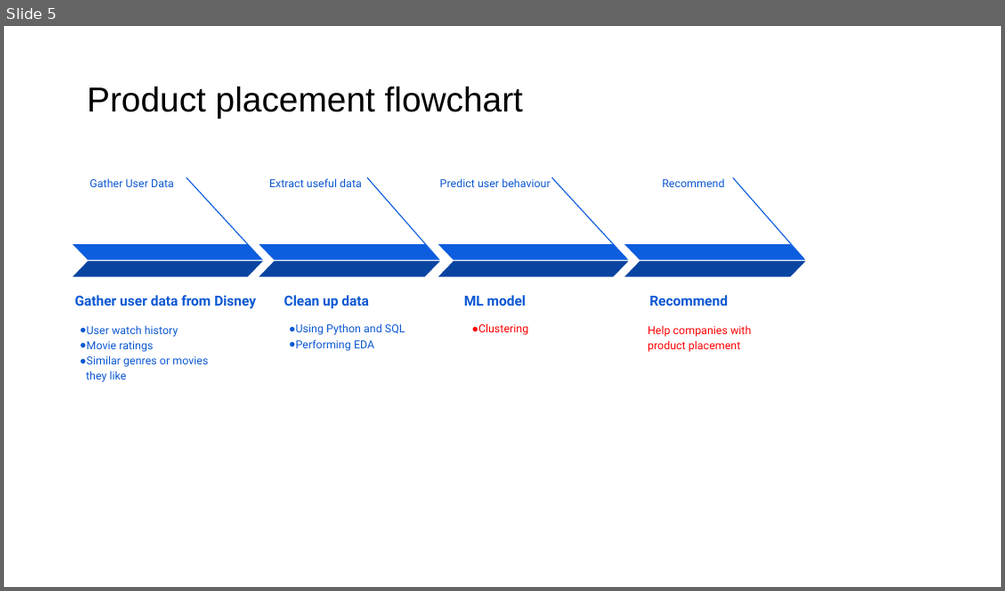
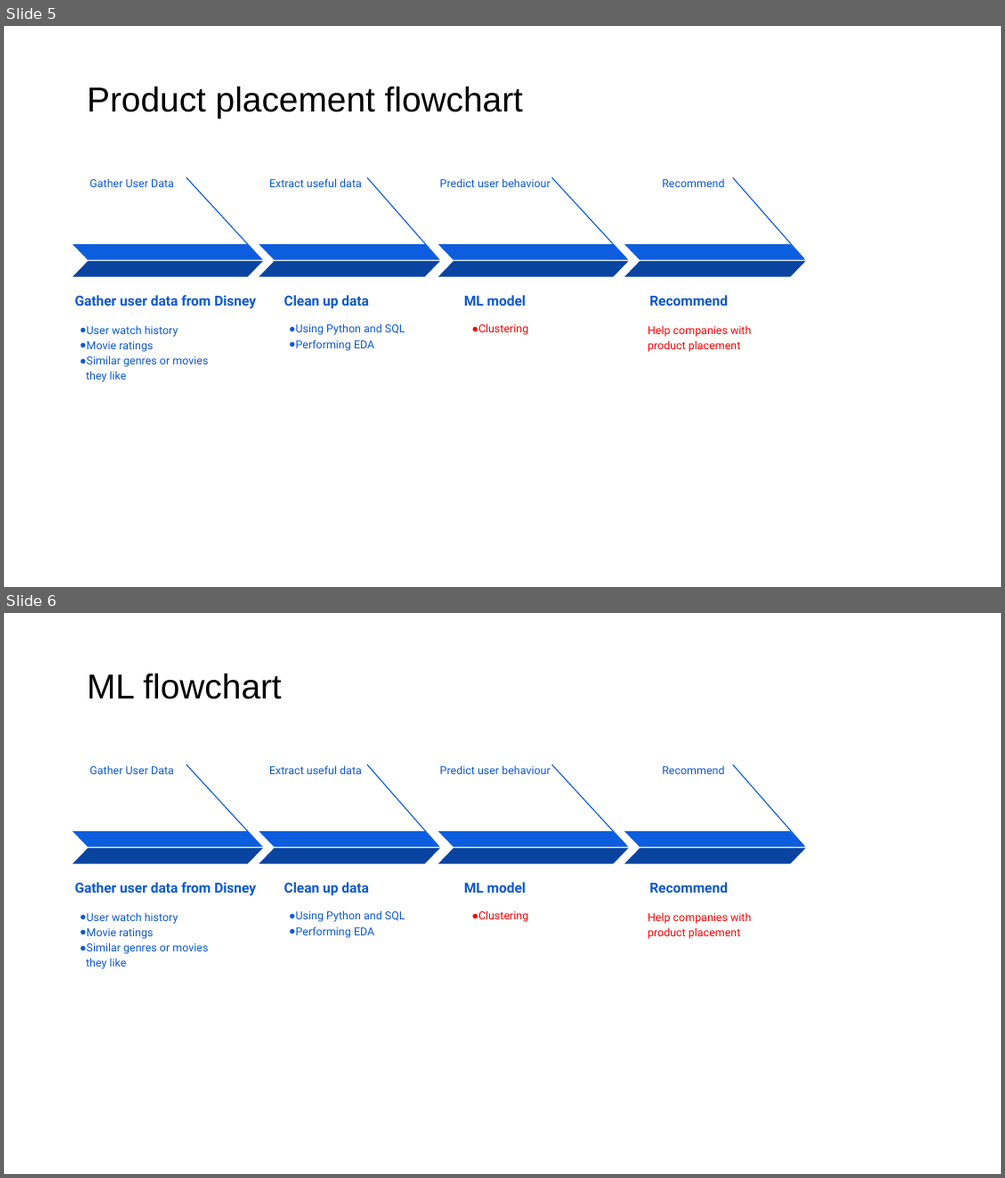
Before and after one commit to Kazmimasooma/Group-1-Disney, a slide deck: Presentation/Group 1 project.pptx. Shown one above the other, each under a label of ours: slide 5 before the commit, slides 5 and 6 after it. The pictures are 1005x591 and 1005x1178 pixels, drawn with LibreOffice and Linux fonts; fonts in the diff are those of the drawing; background and template pictures are left out. Boxes give left, top, right and bottom in pixels: in the first picture for what was removed or moved away, otherwise in the second. Text is boxed around its words. In the diff, an @@ line names an element or a change of style, - is before the commit and + after.

```diff
--- a/Presentation/Group 1 project.pptx
+++ b/Presentation/Group 1 project.pptx
@@ slide 6 added at <box>4,613,1001,1174</box>, background picture (left out) @@
@@ text added at <box>87,673,281,699</box>, 25 pt, text #000000 @@
+ML flowchart
@@ group added at <box>73,764,263,969</box>: 3 texts, 2 parallelograms, 1 line @@
+Gather User Data
+Gather user data from Disney
+● User watch history
+● Movie ratings
+● Similar genres or movies they like
@@ group added at <box>259,764,441,895</box>: 2 texts, 2 parallelograms, 1 line @@
+Extract useful data
+Clean up data
@@ group added at <box>438,764,629,892</box>: 2 texts, 2 parallelograms, 1 line @@
+Predict user behaviour
+ML model
@@ group added at <box>624,764,807,939</box>: 3 texts, 2 parallelograms, 1 line @@
+Recommend
+Recommend
+Help companies with product placement
@@ text added at <box>289,910,405,937</box>, 8 pt, text #0C58D3 @@
+● Using Python and SQL
+● Performing EDA
@@ text added at <box>472,910,529,922</box>, 8 pt, text #FF0000 @@
+● Clustering
```
Also in this commit, not shown: 5 slides changed, 3 other slides added, 1 slide removed.
